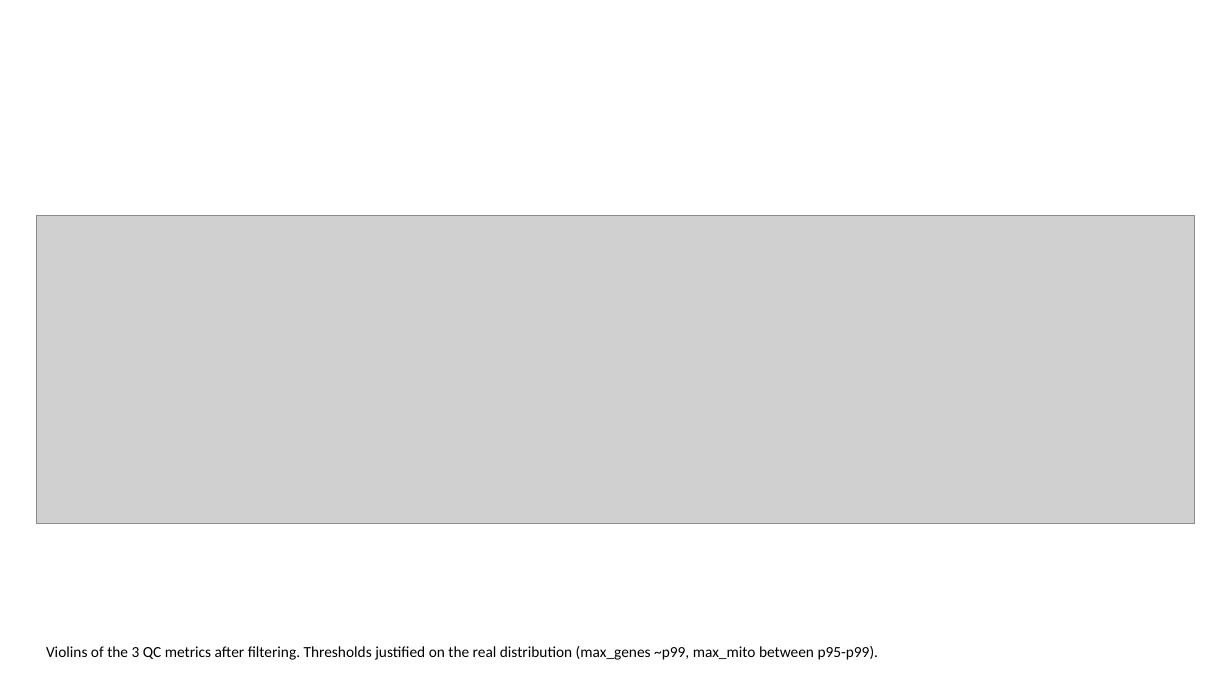
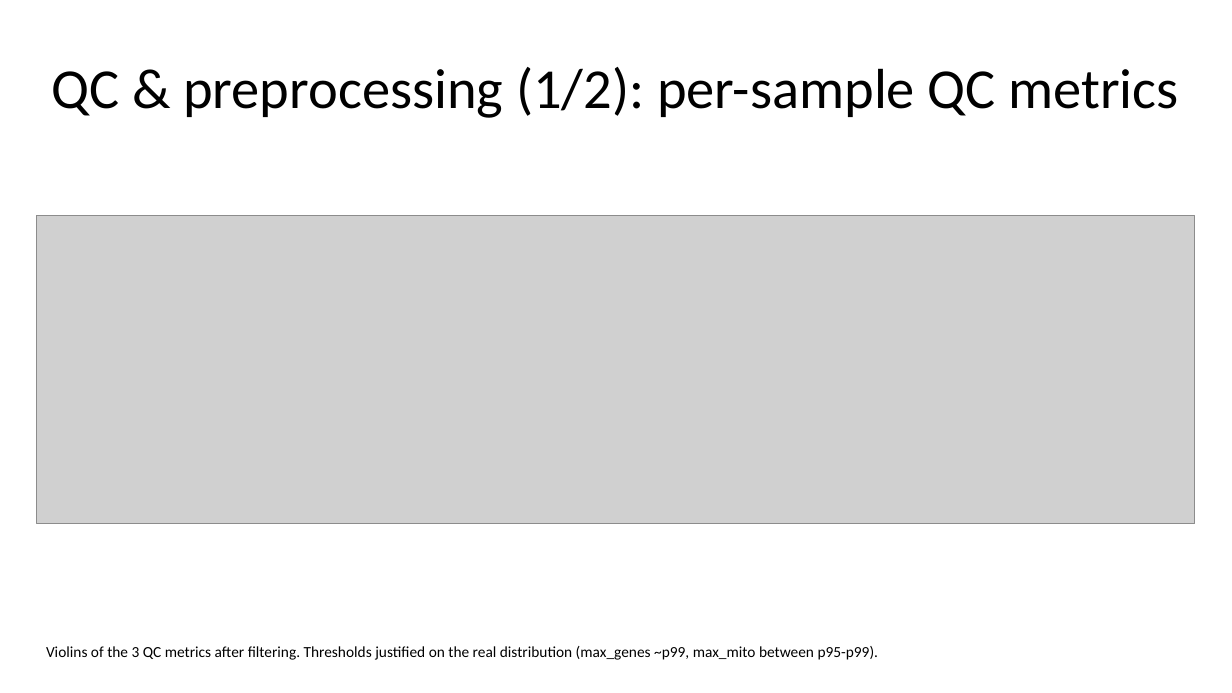
Before and after one commit to MegatronJeremy/ANOA-ANO, a slide deck: slide 4 of results/slides/GI_nanoplastic.pptx. Drawn at 1232x693 pixels with LibreOffice and Linux fonts; fonts in the diff are those of the drawing; grey boxes stand for pictures. Boxes give left, top, right and bottom in pixels: in the first picture for what was removed or moved away, otherwise in the second. Text is boxed around its words. In the diff, an @@ line names an element or a change of style, - is before the commit and + after.

```diff
--- a/results/slides/GI_nanoplastic.pptx
+++ b/results/slides/GI_nanoplastic.pptx
@@ title added at <box>51,67,1179,118</box>, 44 pt, text #000000 @@
+QC & preprocessing (1/2): per-sample QC metrics
```
Also in this commit, not shown: 7 other slides changed, 5 slides added, 5 slides removed, 1 other file.
